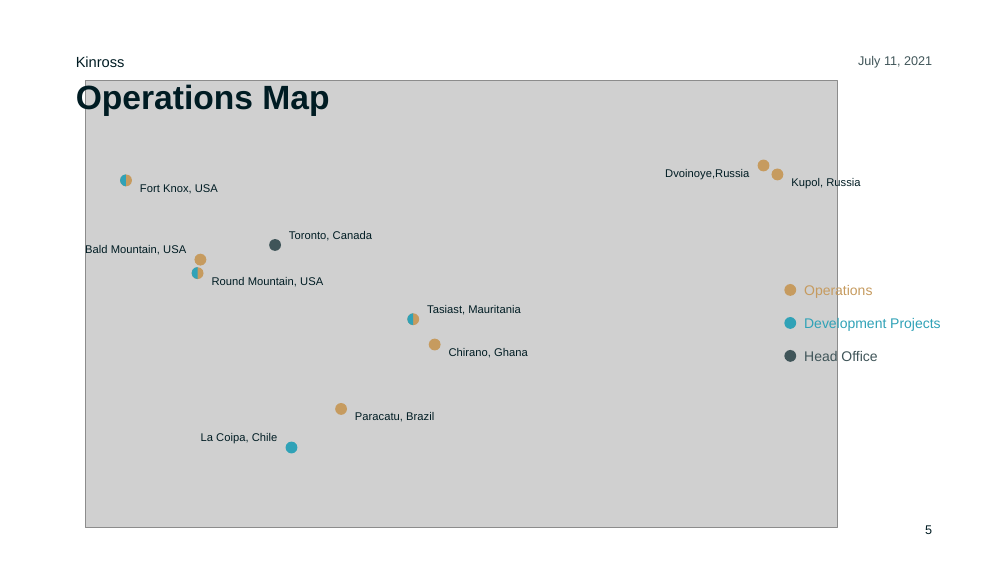
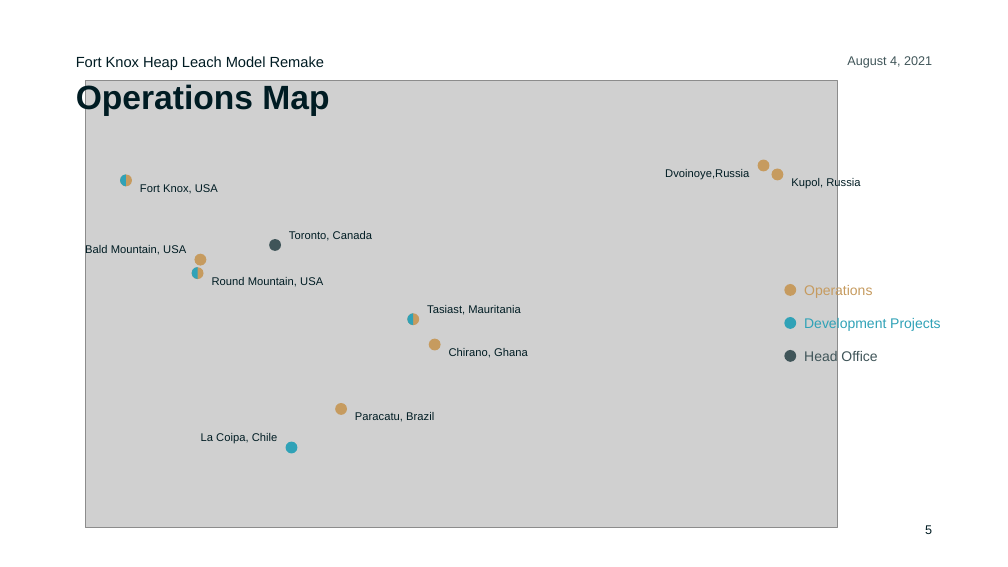
Before and after one commit to ChiefMetDing/FK_HL_Model_Remake, a slide deck: slide 5 of FK_HL_Model_Remake.pptx. Drawn at 1008x567 pixels with LibreOffice and Linux fonts; fonts in the diff are those of the drawing; grey boxes stand for pictures; background and template pictures are left out. Boxes give left, top, right and bottom in pixels: in the first picture for what was removed or moved away, otherwise in the second. Text is boxed around its words. In the diff, an @@ line names an element or a change of style, - is before the commit and + after.

```diff
--- a/FK_HL_Model_Remake.pptx
+++ b/FK_HL_Model_Remake.pptx
@@ text at [76,56,324,70]: text changed @@
-Kinross
+Fort Knox Heap Leach Model Remake
@@ text at [847,56,932,68]: text changed @@
-July 11, 2021
+August 4, 2021
```
Also in this commit, not shown: 4 other slides changed, 3 slides added, 1 other file.
